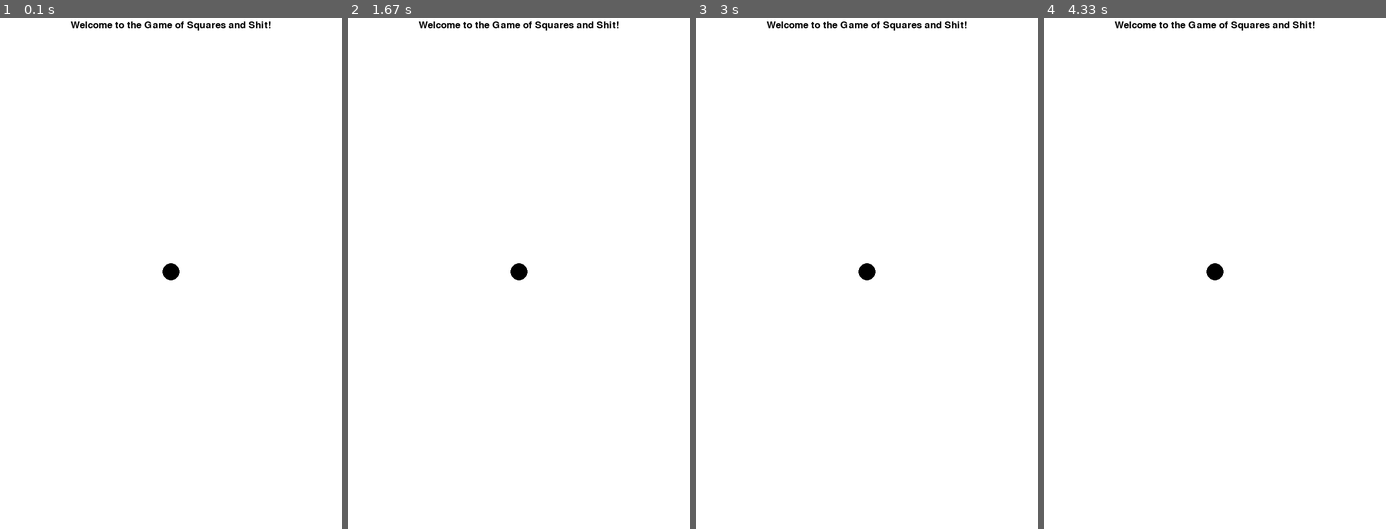
Above: before the commit, frames 1-4 (left to right).
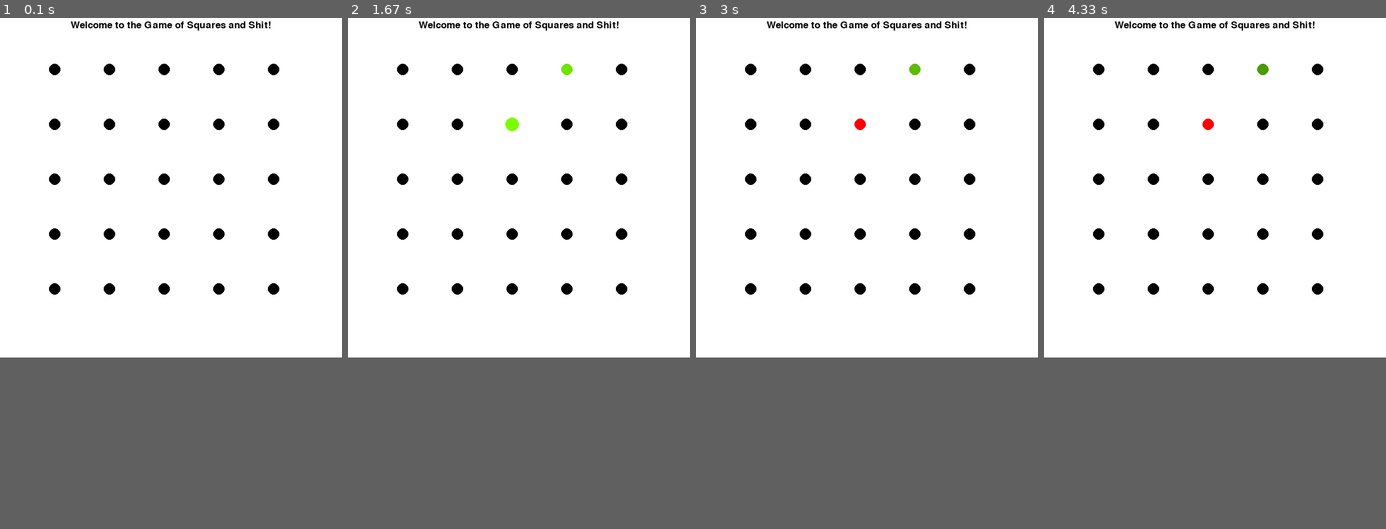
Above: after the commit, the same moments.

Repository: ubaral/Python-Square-Game-Thingy
Game: pygame game, started from main.py
Same seed, same stepped clock (60 frames per second), same inputs: the game is played once before the commit and once after it. The source is Python 2; it was converted automatically to run under Python 3.
Inputs (mouse positions are in pixels of both pictures, inside the frame that each line leads up to):
- Up to frame 1 (0.1 s): no input
- Up to frame 2 (1.67 s): press the mouse at (436, 186) at 0.37 s; move the mouse to (495, 227) at 0.47 s; release the mouse at (553, 263) at 0.6 s; click (570, 69) at 0.72 s; click (525, 69) at 1.05 s; click (508, 125) at 1.38 s
- Up to frame 3 (3 s): press the mouse at (856, 125) at 1.7 s; move the mouse to (921, 201) at 1.8 s; release the mouse at (986, 278) at 1.93 s; press the mouse at (856, 125) at 2.03 s; move the mouse to (897, 125) at 2.13 s; release the mouse at (938, 125) at 2.27 s; press the mouse at (856, 125) at 2.37 s; move the mouse to (901, 115) at 2.47 s; release the mouse at (942, 99) at 2.6 s; press the mouse at (856, 125) at 2.7 s; move the mouse to (822, 125) at 2.8 s; release the mouse at (791, 125) at 2.93 s
- Up to frame 4 (4.33 s): press the mouse at (1204, 125) at 3.03 s; move the mouse to (1156, 222) at 3.13 s; release the mouse at (1112, 314) at 3.27 s; press the mouse at (1204, 125) at 3.37 s; move the mouse to (1173, 171) at 3.47 s; release the mouse at (1146, 212) at 3.6 s; press the mouse at (1204, 125) at 3.7 s; move the mouse to (1262, 196) at 3.8 s; release the mouse at (1321, 268) at 3.93 s; press the mouse at (1204, 125) at 4.03 s; move the mouse to (1197, 104) at 4.13 s; release the mouse at (1194, 84) at 4.27 s
The window is 600x900 before the commit and 600x600 after it. Grey fills any space a smaller window leaves; there, only what the larger window draws over its background counts as a difference.

The runs differ from the first frame. In frame 1, 1.6% of the frame differs, in the area x 14-82%, y 8-55%; in frame 2, 1.6%; in frame 3, 1.6%; in frame 4, 1.6%.

Commit message:
finished gui and data setup just gotta implement algorithmnow. weird glitch just blanketed a try/catch cuz idgaf

Diff:
--- a/main.py
+++ b/main.py
@@ -1,28 +1,119 @@
-import sys, pygame
+import sys, pygame, math
 pygame.init()
 
-size = width, height = 600, 900
+WHITE = (255,255,255)
+BLACK = (0,0,0)
+RED = (255,0,0)
+BLUE = (0, 0, 255)
+YELLOW = (255,255,0)
+LIMEGREEN = (124,252,0)
+
+size = width, height = 600, 600
 screen = pygame.display.set_mode(size)
 
-white = 255,255,255
-black = 0,0,0
+class Dot:
+	DOT_RADIUS = 10
+
+	def __init__(self, pos = 0, clr = BLACK):
+		self.radius = Dot.DOT_RADIUS
+		self.position = pos
+		self.color = dict({'r':clr[0], 'g':clr[1], 'b':clr[2]})
+
+	def getClrTuple(self):
+		return (self.color['r'], self.color['g'], self.color['b'])
+
+	def setClrByTuple(self, clrTup):
+		self.color['r'] = clrTup[0]
+		self.color['g'] = clrTup[1]
+		self.color['b'] = clrTup[2]
+
+
+try:
+	dotsWidth = int(sys.argv[1])
+	dotsHeight = int(sys.argv[2])
+except (IndexError, ValueError):
+	print("No/Improper input so will default to 5 x 5 grid")
+	dotsWidth = dotsHeight = 5
+
+print ("dotColumns = " + str(dotsWidth) + ", dotRows = " + str(dotsHeight))
 
 pygame.display.set_caption('DOTS')
 
 myfont = pygame.font.SysFont("Droid Sans Regular", 25)
-text = myfont.render("Welcome to the Game of Squares and Shit!", 1, black)
+text = myfont.render("Welcome to the Game of Squares and Shit!", 1, BLACK)
 textRect = text.get_rect()
+
+print("screenWidth = " + str(width) + ", screenHeight = " + str(height))
+
+deltaWidth = int((width - width/dotsWidth)/dotsWidth)
+deltaHeight = int((height - height/dotsHeight)/dotsHeight)
+x, y = 0, 0
+dots = list()
+for i in range(dotsWidth):
+ 	x += deltaWidth
+ 	y = 0
+	for j in range(dotsHeight):
+ 		y += deltaHeight
+ 		dots.append( Dot( (x,y) ) )
+
+dotclick = (False, (-1, -1))
+clickedDot = None
+connectedDotsSet = set()
 
 while 1:
 	for event in pygame.event.get():
 		if event.type == pygame.QUIT:
 			sys.exit()
+		if event.type == pygame.MOUSEBUTTONDOWN:
+			dotclick = (True, pygame.mouse.get_pos())
+		if event.type == pygame.MOUSEBUTTONUP:
+			dotclick = (False, pygame.mouse.get_pos(), clickedDot)
+			clickedDot = None
 
-	screen.fill(white)
+	screen.fill(WHITE)
+	screen.blit(text, (width/2 - textRect.width/2, 10))
+
+	for dot in dots:
+		distance = math.sqrt((pygame.mouse.get_pos()[0] - dot.position[0])**2 + (pygame.mouse.get_pos()[1] - dot.position[1])**2)
+		clickDist = math.sqrt((dotclick[1][0] - dot.position[0])**2 + (dotclick[1][1] - dot.position[1])**2)
+
+		if distance > Dot.DOT_RADIUS:
+			for key in dot.color:
+				if dot.color['r'] > 0:
+					dot.color['r'] *= .9992
+				if dot.color['g'] > 0:
+					dot.color['g'] *= .9992
+				if dot.color['b'] > 0:
+					dot.color['b'] *= .9992
+				dot.radius =  int(round(dot.radius + (Dot.DOT_RADIUS - dot.radius)/(2)))
+
+		if distance <= dot.radius:
+			dot.setClrByTuple(LIMEGREEN)
+			dot.radius = int(round(Dot.DOT_RADIUS*1.25))
+			if clickedDot != None and clickedDot != dot:
+				dot.setClrByTuple(BLUE)
+			if dotclick[0] == False and clickDist <= dot.DOT_RADIUS and dotclick[2] != dot and ((dot, dotclick[2]) not in connectedDotsSet) and ((dotclick[2], dot) not in connectedDotsSet):
+				dot.setClrByTuple(BLUE)
+				connectedDotsSet.add( (dotclick[2], dot) )
+
+		if clickDist <= dot.radius and dotclick[0] == True and pygame.mouse.get_pressed()[0] == 1:
+			dot.setClrByTuple(RED)
+			dot.radius = int(round(Dot.DOT_RADIUS*1.25))
+			pygame.draw.line(screen, BLACK, dot.position, pygame.mouse.get_pos(), 10)
+			clickedDot = dot
+
+		pygame.draw.circle(screen, dot.getClrTuple(), dot.position, dot.radius)
+
+	#Weird ass glitch, idk, just handle exception and remove the shitty element from set. YOLO
+	toRemove = []
+	for pts in connectedDotsSet:
+		try:
+			pygame.draw.line(screen, BLACK, pts[0].position, pts[1].position, 10)
+			print(str(pts[0].position) + "<--->" + str(pts[1].position))
+		except AttributeError:
+			toRemove.append(pts)
+	for item in toRemove:
+		connectedDotsSet.remove(item)
 
 
-	screen.blit(text, (width/2 - textRect.width/2, 10))
-
-	pygame.draw.circle(screen, black,(width/2, height/2),15,0)
-
 	pygame.display.flip()
